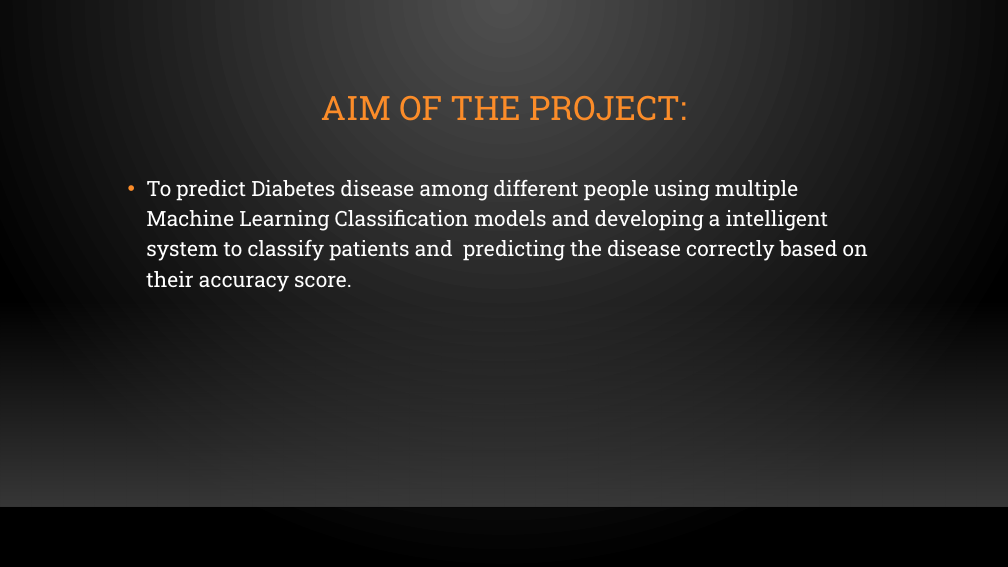
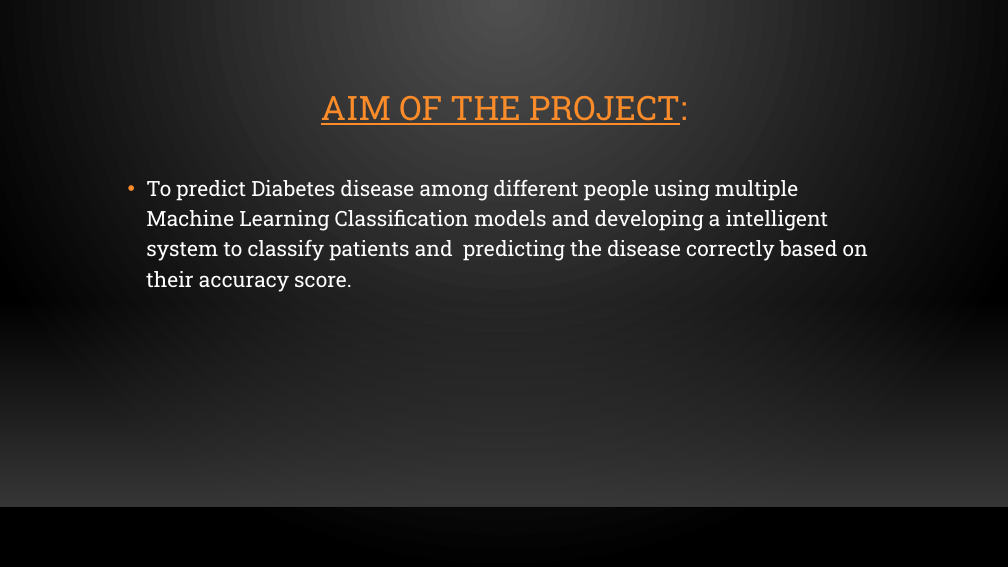
Before and after one commit to Pavankumar327/Projects-, a slide deck: slide 3 of Data Analytics Associate final project -DIABETES DISEASE PREDICTION.pptx. Drawn at 1008x567 pixels with LibreOffice and Linux fonts; fonts in the diff are those of the drawing; background and template pictures are left out. Boxes give left, top, right and bottom in pixels: in the first picture for what was removed or moved away, otherwise in the second. Text is boxed around its words. In the diff, an @@ line names an element or a change of style, - is before the commit and + after.

Commit message:
PPT on project1 for DIABETES DISEASE PREDICTION

```diff
--- a/Data Analytics Associate final project -DIABETES DISEASE PREDICTION.pptx
+++ b/Data Analytics Associate final project -DIABETES DISEASE PREDICTION.pptx
@@ title "AIM OF THE PROJECT:" at [321,96,687,125]: underline on @@
```
Also in this commit, not shown: 10 other slides changed, 4 slides added, 2 slides removed.
